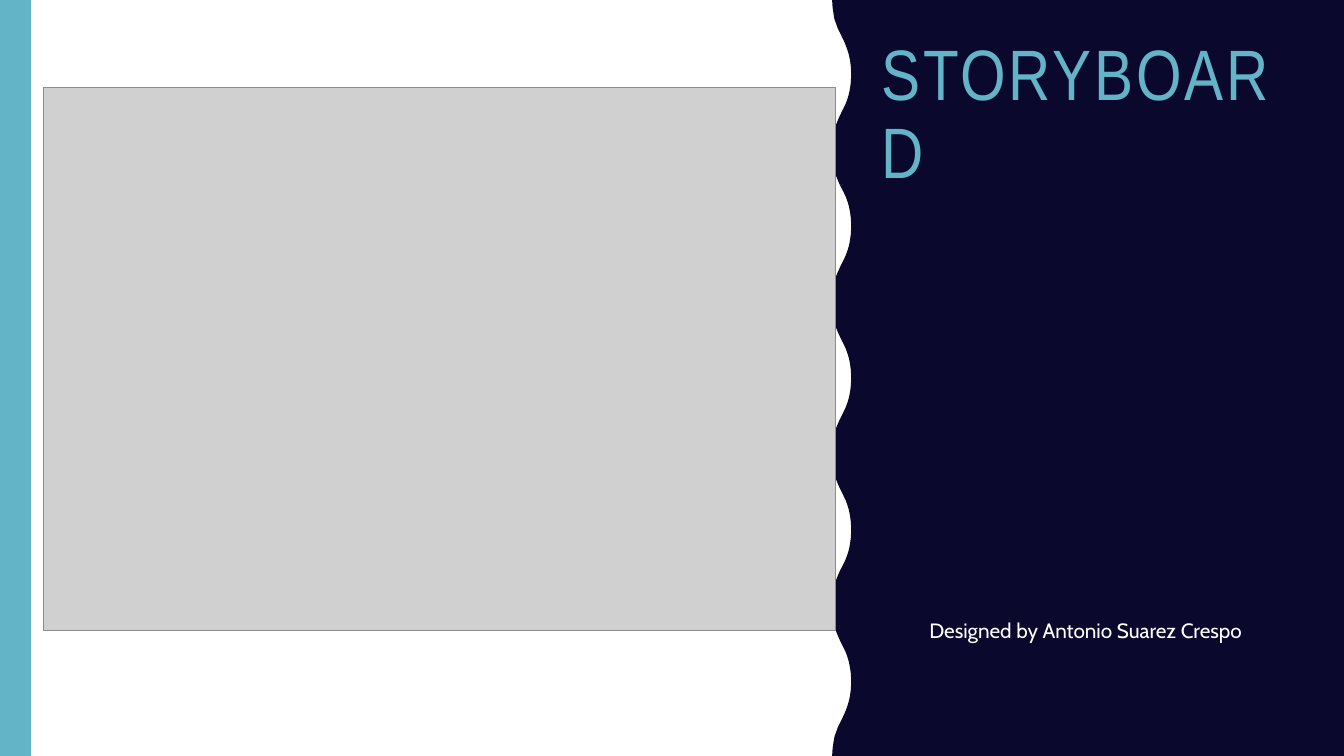
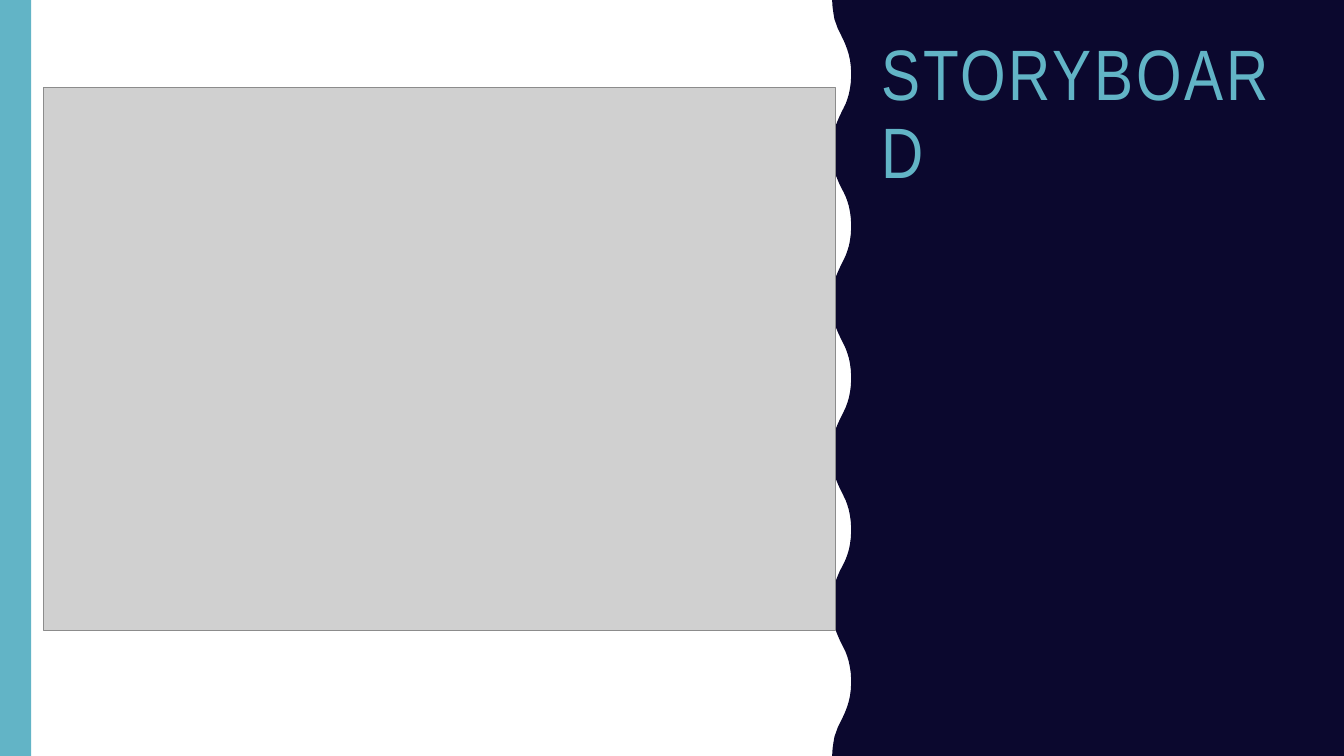
Before and after one commit to UO270656/ProfeNoLoHicimos, a slide deck: slide 5 of SPRINT1/SPRINT_1.pptx (slide 4 before the commit). Drawn at 1344x756 pixels with LibreOffice and Linux fonts; fonts in the diff are those of the drawing; grey boxes stand for pictures. Boxes give left, top, right and bottom in pixels: in the first picture for what was removed or moved away, otherwise in the second. Text is boxed around its words. In the diff, an @@ line names an element or a change of style, - is before the commit and + after.

```diff
--- a/SPRINT1/SPRINT_1.pptx
+++ b/SPRINT1/SPRINT_1.pptx
@@ text removed at bbox=[929, 622, 1242, 643] @@
-Designed by Antonio Suarez Crespo
```
Also in this commit, not shown: 1 other slide changed, 1 slide added.
